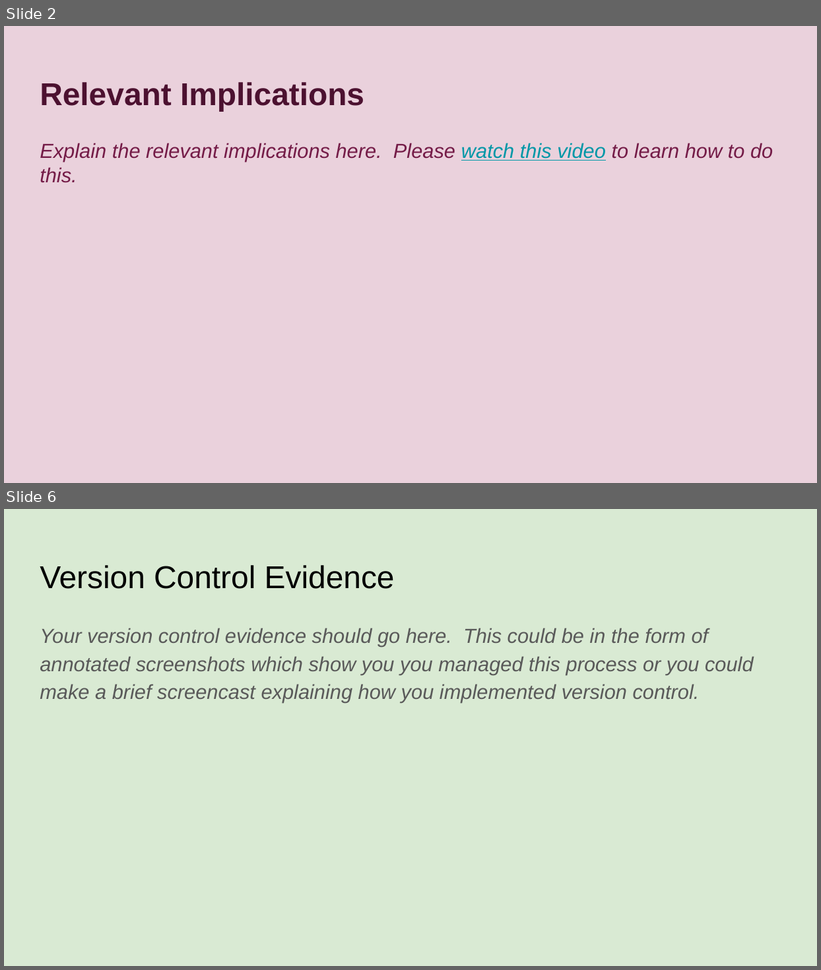
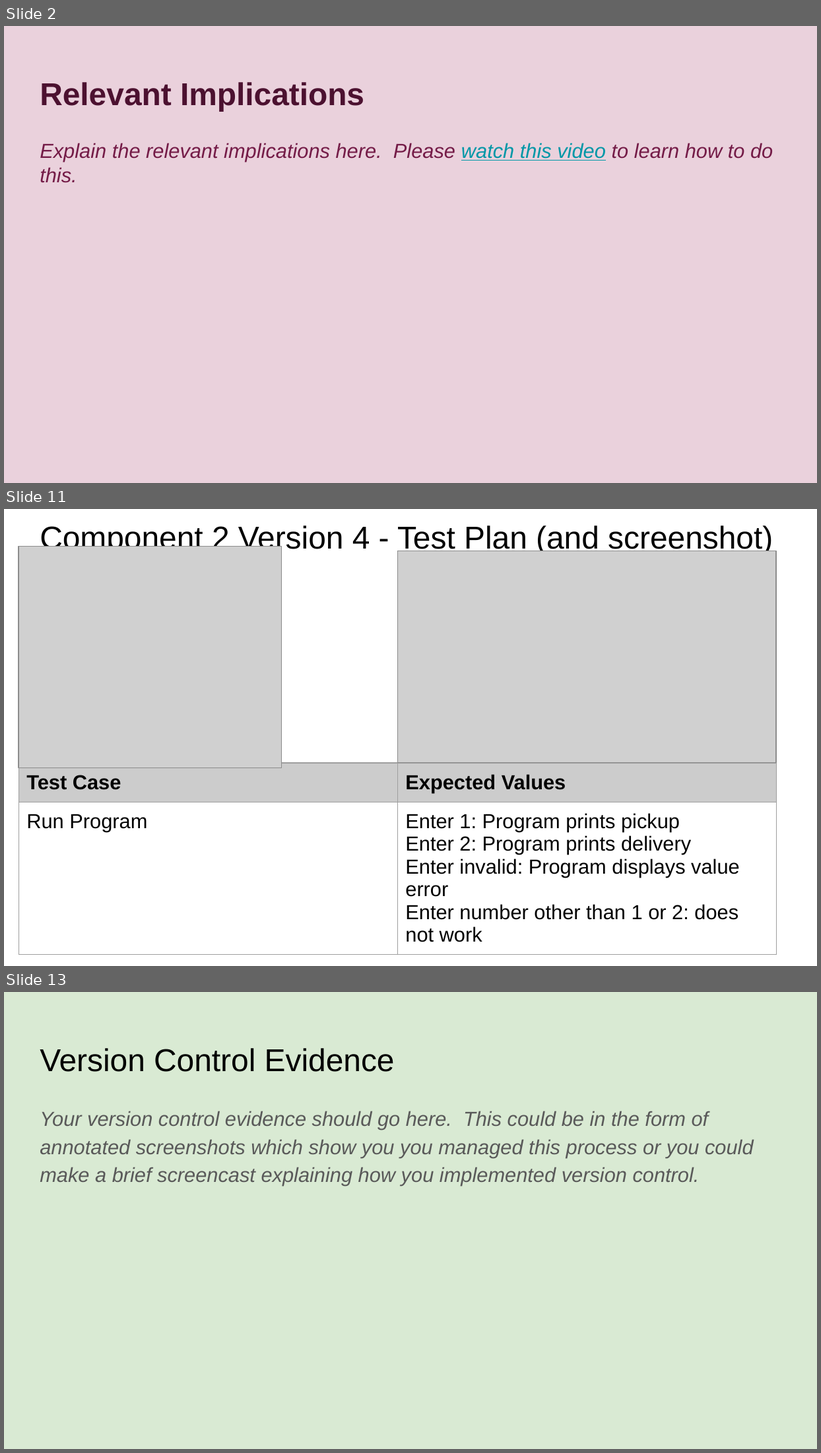
Before and after one commit to boatttt/Pizza_Bot, a slide deck: 022_91893+_+91897+Documentation.pptx. Shown one above the other, each under a label of ours: slides 2 and 6 before the commit, slides 2, 11 and 13 after it; the slides between them are not shown. The pictures are 821x970 and 821x1453 pixels, drawn with LibreOffice and Linux fonts; fonts in the diff are those of the drawing; grey boxes stand for pictures. Boxes give left, top, right and bottom in pixels: in the first picture for what was removed or moved away, otherwise in the second. Text is boxed around its words. In the diff, an @@ line names an element or a change of style, - is before the commit and + after.

Commit message:
Created Pickup or Delivery Menu
Created different versions of menu, refining it in version 4

```diff
--- a/022_91893+_+91897+Documentation.pptx
+++ b/022_91893+_+91897+Documentation.pptx
@@ slide 11 added at <box>4,509,817,966</box>, background #FFFFFF @@
@@ title added at <box>40,525,773,555</box>, 28 pt, text #000000 @@
+Component 2 Version 4 - Test Plan (and screenshot)
@@ picture added at <box>19,547,281,768</box> @@
@@ picture added at <box>397,551,776,764</box> @@
@@ table added at <box>19,764,776,966</box>, 2 rows, 2 columns @@
+Test Case | Expected Values
+Run Program | Enter 1: Program prints pickup / Enter 2: Program prints delivery / Enter invalid: Program displays value error / Enter number other than 1 or 2: does not work
@@ what was slide 6 is now slide 13 @@
```
Also in this commit, not shown: 3 slides changed, 7 other slides added, 1 slide removed, 4 other files.
